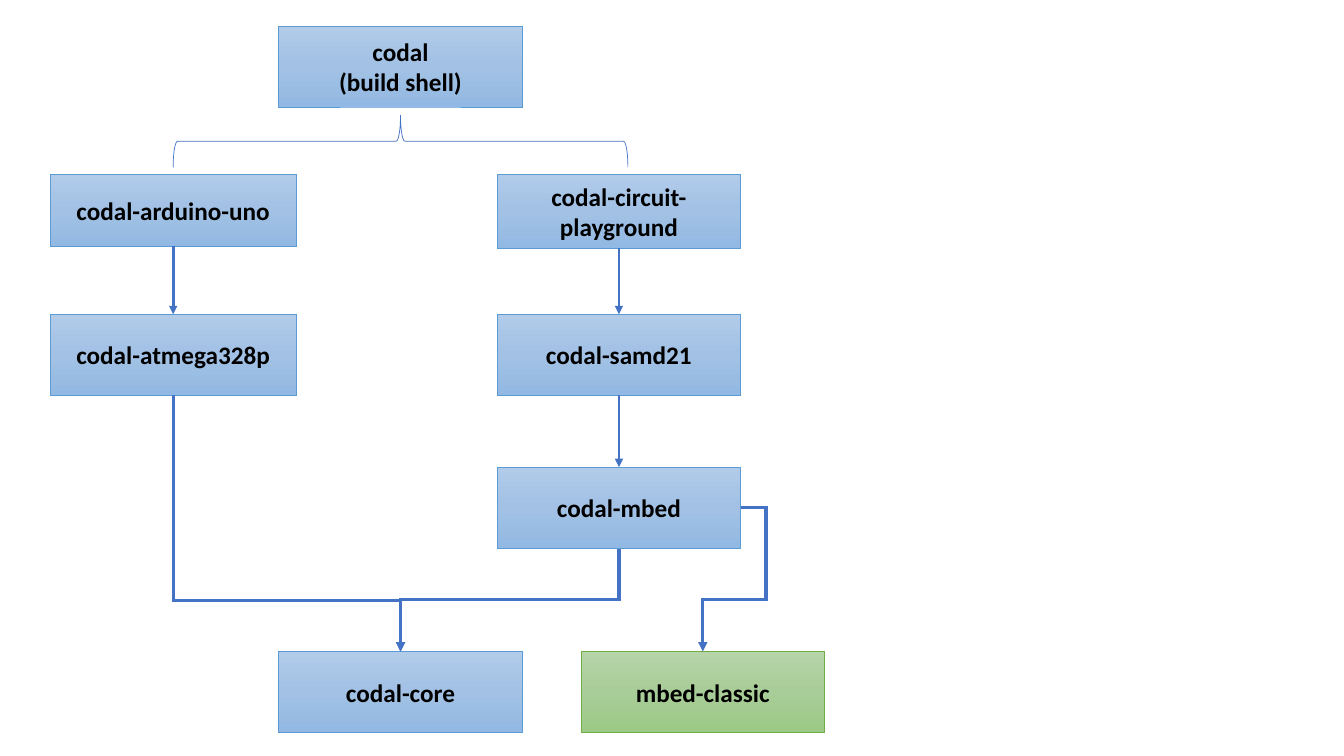
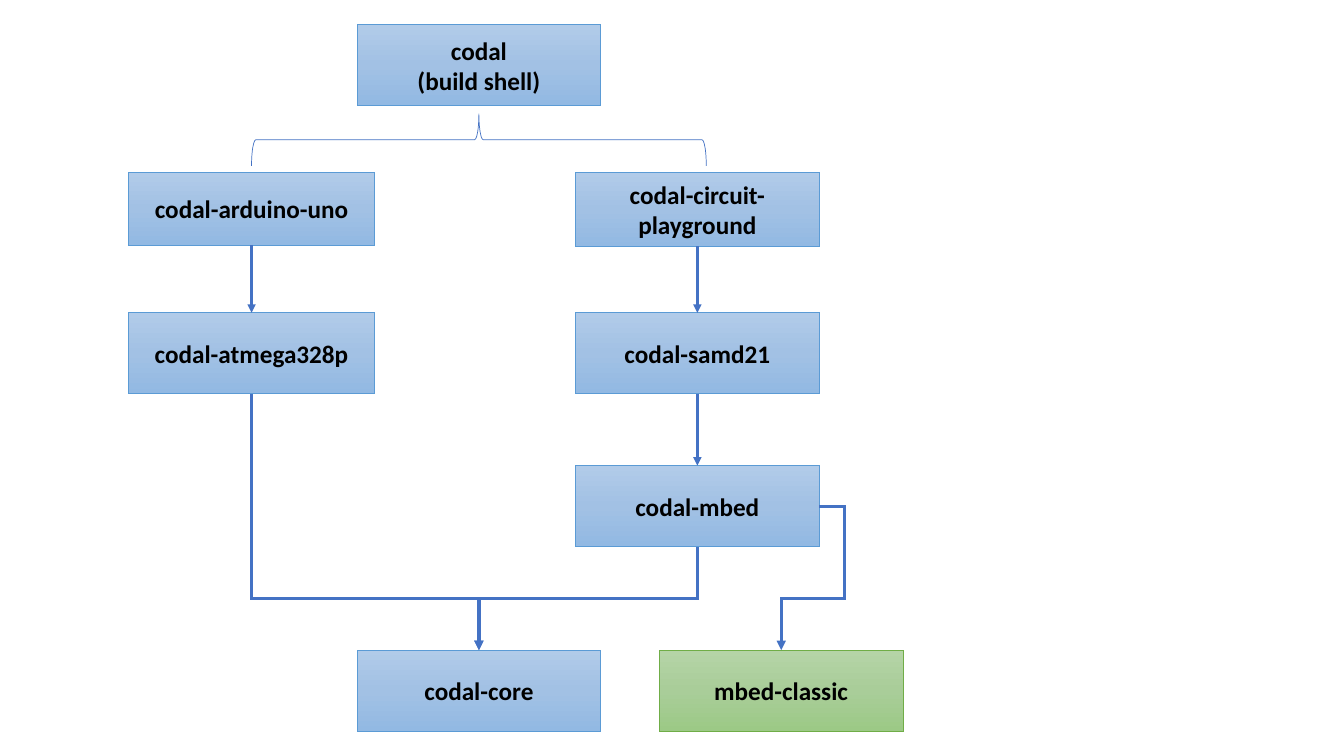
Before and after one commit to microsoft/pxt, a slide deck: slide 4 of papers/tr2017/diagrams.pptx. Drawn at 1344x756 pixels with LibreOffice and Linux fonts; fonts in the diff are those of the drawing. Boxes give left, top, right and bottom in pixels: in the first picture for what was removed or moved away, otherwise in the second. Text is boxed around its words. In the diff, an @@ line names an element or a change of style, - is before the commit and + after.

```diff
--- a/papers/tr2017/diagrams.pptx
+++ b/papers/tr2017/diagrams.pptx
@@ 8 rectangles, 3 elbow arrows, 3 arrows, 1 right brace: place and size @@
-8 rectangles, 3 elbow arrows, 3 arrows, 1 right brace at <box>50,26,825,732</box>
+8 rectangles, 3 elbow arrows, 3 arrows, 1 right brace at <box>129,24,903,731</box>
```
Also in this commit, not shown: 1 other file.
